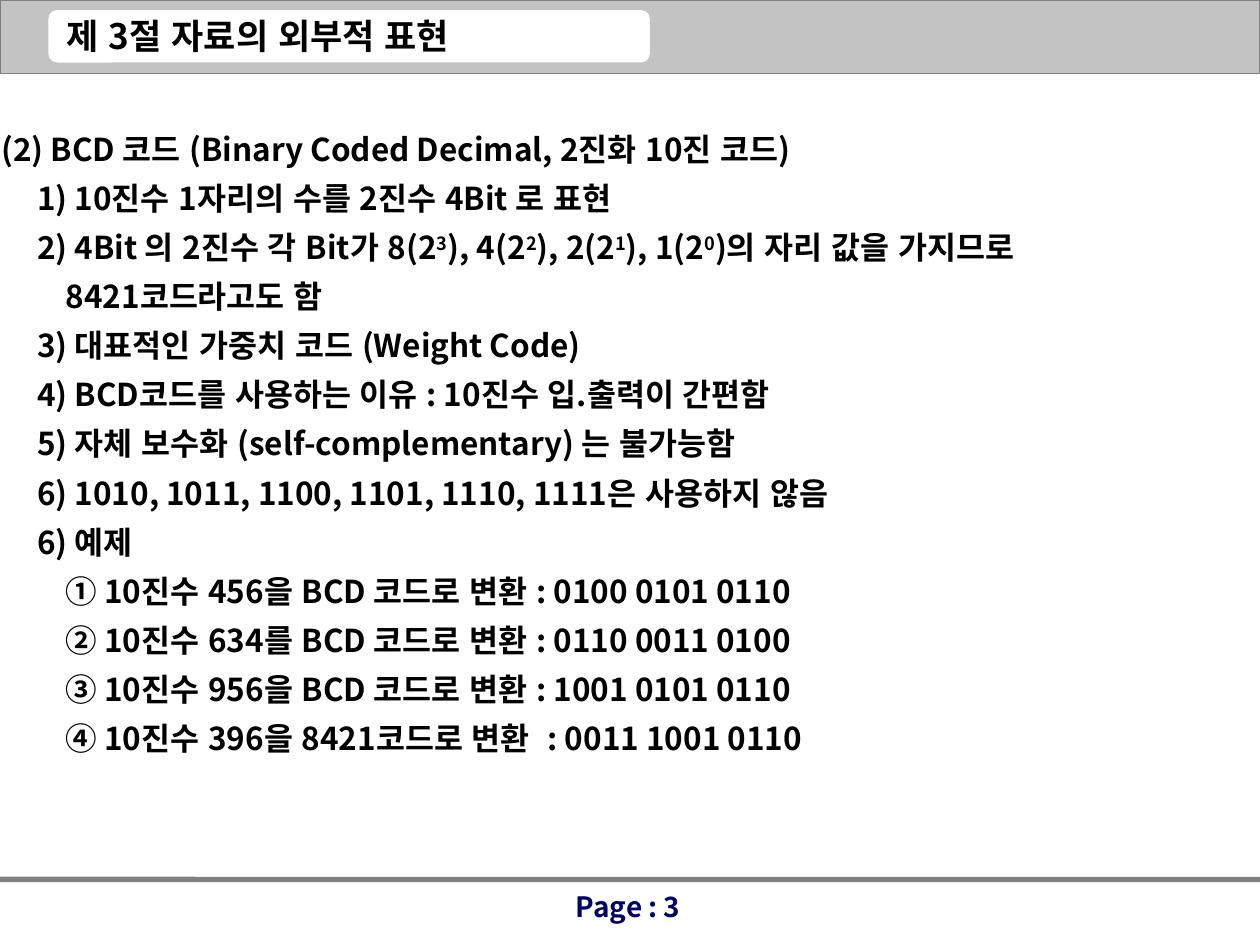
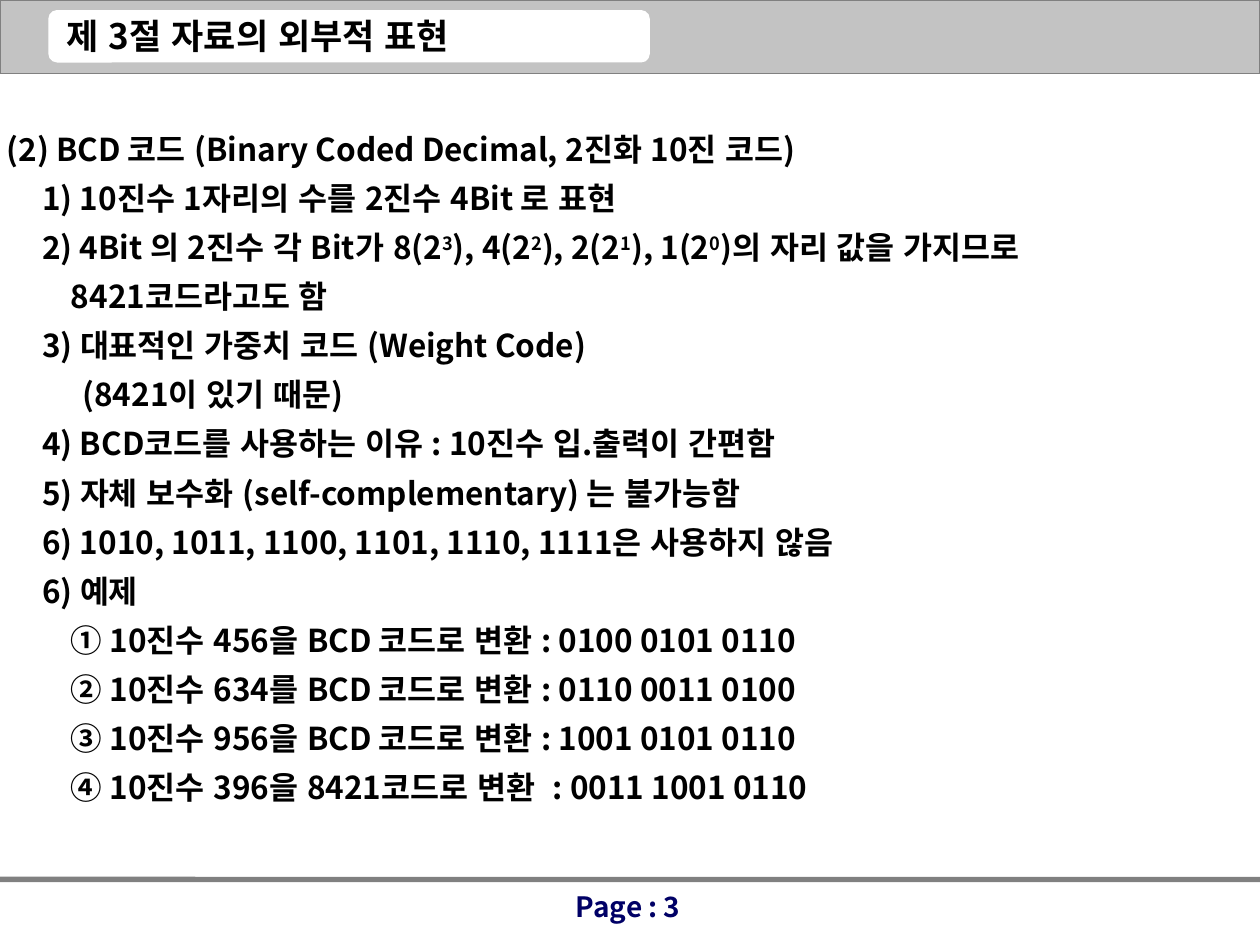
Before and after one commit to Magnolia0097/test_1, a slide deck: slide 3 of 컴퓨터구조/Ch3. 자료의 외부적 표현.ppt. Drawn at 1260x945 pixels with LibreOffice and Linux fonts; fonts in the diff are those of the drawing. Boxes give left, top, right and bottom in pixels: in the first picture for what was removed or moved away, otherwise in the second. Text is boxed around its words. In the diff, an @@ line names an element or a change of style, - is before the commit and + after.

```diff
--- a/컴퓨터구조/Ch3. 자료의 외부적 표현.ppt
+++ b/컴퓨터구조/Ch3. 자료의 외부적 표현.ppt
@@ text at (x1=82, y1=379, x2=343, y2=413): paragraph added @@
+(8421이 있기 때문)
```
Also in this commit, not shown: 2 other slides changed, 1 other file.
